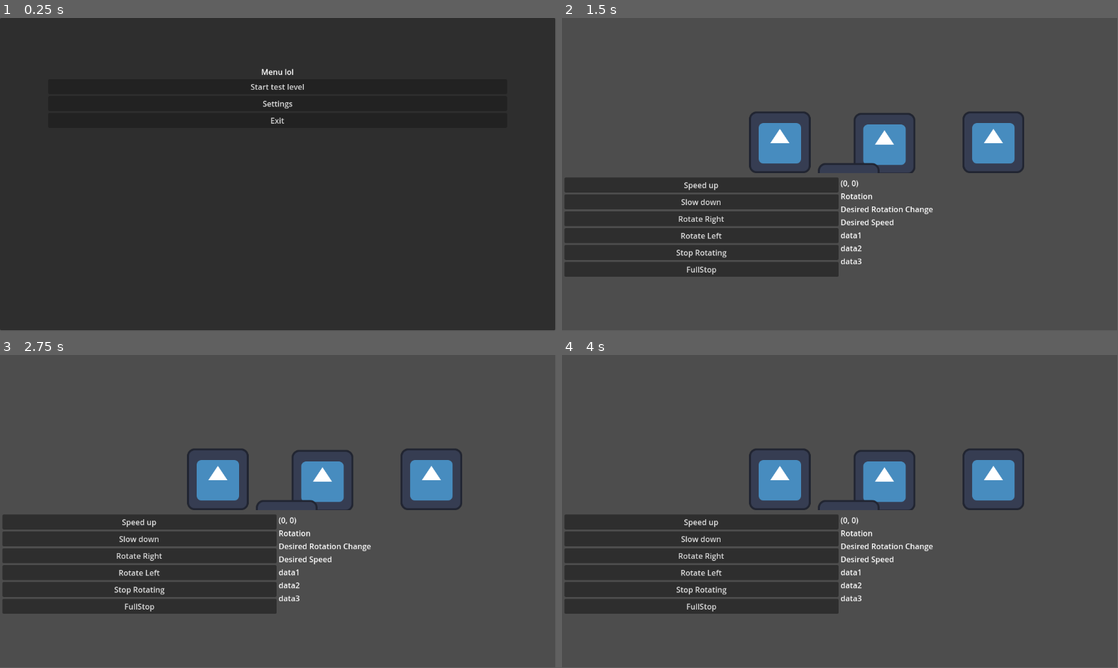
Above: before the commit, frames 1-4 (two rows, left to right).
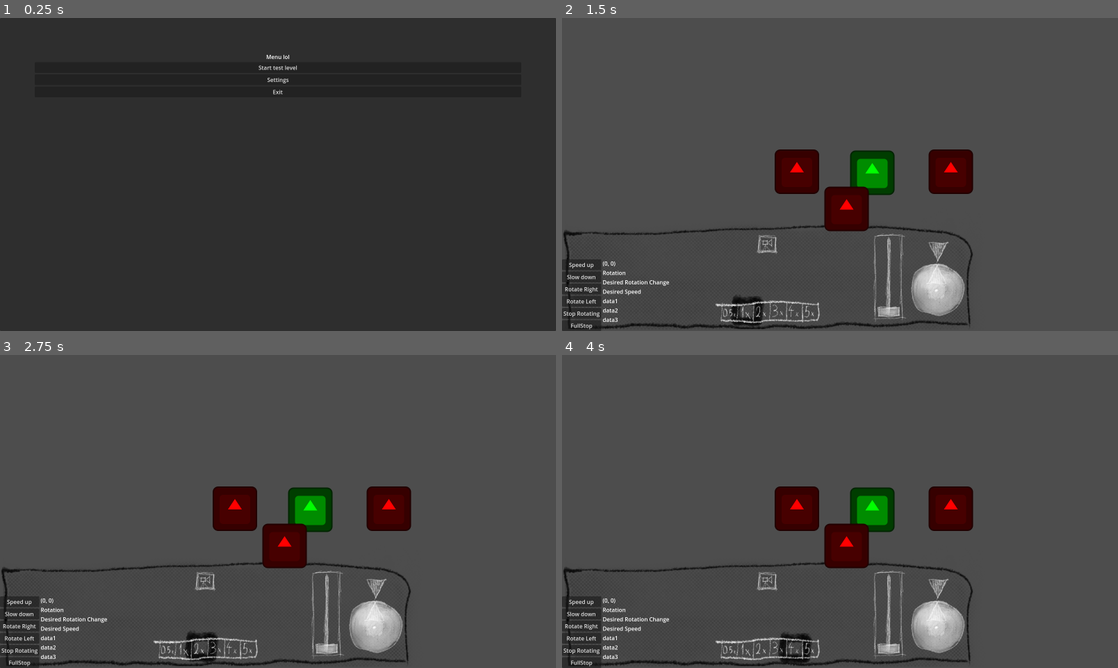
Above: after the commit, the same moments.

Repository: Ickerday/ShipGame
Game: Godot game, scene res://src/godot-src/menu/main-menu.tscn
Two runs of this game, one before a commit and one after it. Both use one fixed random seed, a clock stepped at 60 frames per second and the inputs below. The engine's default icon, where the game draws it, is replaced by a stand-in: a white triangle on a blue panel in a dark square.
Inputs (mouse positions are in pixels of both pictures, inside the frame that each line leads up to):
- Up to frame 1 (0.25 s): no input
- Up to frame 2 (1.5 s): click "Start test level" at 0.5 s; click (728, 309) at 1.27 s
- Up to frame 3 (2.75 s): click (183, 646) at 2.02 s
- Up to frame 4 (4 s): click (762, 646) at 2.77 s; click (778, 646) at 3.52 s
In our replay, the window is 799x449 before the commit and 800x450 after it. These sizes can differ from the game's own. Grey fills any space a smaller window leaves; there, only what the larger window draws over its background counts as a difference.

The runs differ from the first frame. In frame 1, 0.4% of the frame differs, in the area x 45-55%, y 11-34%; in frame 2, 22%; in frame 3, 22%, in the area x 0-84%, y 29-100%; in frame 4, 22%.

Commit message:
Add assets, insert them into Godot

Diff:
--- a/project.godot
+++ b/project.godot
@@ -19,6 +19,12 @@
 
 InputMediator="*res://src/godot-src/GameWorld/Managers/InputMediator.tscn"
 
+[display]
+
+window/size/viewport_width=1600
+window/size/viewport_height=900
+window/stretch/mode="viewport"
+
 [layer_names]
 
 2d_physics/layer_1="Collisions"
--- a/src/godot-src/GameWorld/GameWorld.tscn
+++ b/src/godot-src/GameWorld/GameWorld.tscn
@@ -10,16 +10,21 @@
 [node name="Entities" type="Node2D" parent="."]
 
 [node name="Player" parent="Entities" instance=ExtResource("2_iyd6v")]
+modulate = Color(0, 1, 0, 1)
 position = Vector2(93, 100)
 
 [node name="Enemy" parent="." instance=ExtResource("3_tp8ks")]
+modulate = Color(1, 0, 0, 1)
 position = Vector2(94, -177)
 
 [node name="Enemy2" parent="." instance=ExtResource("3_tp8ks")]
+modulate = Color(1, 0, 0, 1)
 position = Vector2(19, 204)
 
 [node name="Enemy3" parent="." instance=ExtResource("3_tp8ks")]
+modulate = Color(1, 0, 0, 1)
 position = Vector2(319, 97)
 
 [node name="Enemy4" parent="." instance=ExtResource("3_tp8ks")]
+modulate = Color(1, 0, 0, 1)
 position = Vector2(-124, 97)
--- a/src/godot-src/UserGameInterface/UserInterface.tscn
+++ b/src/godot-src/UserGameInterface/UserInterface.tscn
@@ -1,7 +1,19 @@
-[gd_scene load_steps=3 format=3 uid="uid://d2y0u86djwga2"]
+[gd_scene load_steps=14 format=3 uid="uid://d2y0u86djwga2"]
 
 [ext_resource type="Script" path="res://src/godot-src/UserGameInterface/UserInterface.gd" id="1_4kdl8"]
 [ext_resource type="PackedScene" uid="uid://cu5suy5vgbf7v" path="res://src/godot-src/UserGameInterface/Map/MapContainer.tscn" id="1_ttj7j"]
+[ext_resource type="Texture2D" uid="uid://bfhi0rq364ul5" path="res://assets/ui_time_scale_pointer.png" id="3_jkwrv"]
+[ext_resource type="Texture2D" uid="uid://cyvvxmkj056so" path="res://assets/ui_time_scale_pointer_hover.png" id="3_n5upj"]
+[ext_resource type="Texture2D" uid="uid://bsw5p6qe2dq4l" path="res://assets/ui_time_scale.png" id="4_5bpgk"]
+[ext_resource type="Texture2D" uid="uid://b0axsqpauc72n" path="res://assets/ui_frame1.png" id="6_4jlpr"]
+[ext_resource type="Texture2D" uid="uid://du14o8pj5dyb5" path="res://assets/ui_frame_fill.png" id="7_o73kv"]
+[ext_resource type="Texture2D" uid="uid://b67pj4ho3womt" path="res://assets/ui_steering_wheel.png" id="8_8vb0r"]
+[ext_resource type="Texture2D" uid="uid://ep8sggijkm7q" path="res://assets/ui_steering_pointer.png" id="9_swiw3"]
+[ext_resource type="Texture2D" uid="uid://boit0n21mqv0r" path="res://assets/ui_camera_center_button.png" id="10_yup5k"]
+[ext_resource type="Texture2D" uid="uid://c5epbvotjkark" path="res://assets/ui_fader_1.png" id="11_mg3wa"]
+[ext_resource type="Texture2D" uid="uid://dniojriyqs4hr" path="res://assets/ui_fader_1_dial.png" id="12_svpr6"]
+
+[sub_resource type="ButtonGroup" id="ButtonGroup_r1kbm"]
 
 [node name="UserInterface" type="Control"]
 layout_mode = 3
@@ -12,6 +24,178 @@
 grow_vertical = 2
 script = ExtResource("1_4kdl8")
 
+[node name="UI v1" type="Control" parent="."]
+layout_mode = 2
+anchors_preset = 0
+offset_left = 592.0
+offset_top = 744.0
+offset_right = 592.0
+offset_bottom = 744.0
+grow_horizontal = 0
+grow_vertical = 0
+scale = Vector2(0.7, 0.7)
+metadata/_edit_group_ = true
+
+[node name="Bottom Frame" type="Control" parent="UI v1"]
+layout_mode = 2
+anchors_preset = 0
+grow_horizontal = 0
+grow_vertical = 0
+metadata/_edit_group_ = true
+metadata/_edit_lock_ = true
+
+[node name="UiFrame1" type="Sprite2D" parent="UI v1/Bottom Frame"]
+texture = ExtResource("6_4jlpr")
+
+[node name="UiFrameFill" type="Sprite2D" parent="UI v1/Bottom Frame"]
+modulate = Color(1, 1, 1, 0.392157)
+position = Vector2(32, -32)
+texture = ExtResource("7_o73kv")
+
+[node name="UiCameraCenterButton" type="Sprite2D" parent="UI v1"]
+position = Vector2(0, -132)
+scale = Vector2(0.3, 0.3)
+texture = ExtResource("10_yup5k")
+
+[node name="Time Scale" type="Control" parent="UI v1"]
+layout_mode = 2
+anchors_preset = 0
+offset_top = 144.0
+offset_bottom = 144.0
+grow_horizontal = 0
+grow_vertical = 0
+scale = Vector2(0.6, 0.6)
+metadata/_edit_group_ = true
+metadata/_edit_lock_ = true
+
+[node name="Time Scale Buttons" type="Control" parent="UI v1/Time Scale"]
+anchors_preset = 0
+
+[node name="0_5x Button" type="TextureButton" parent="UI v1/Time Scale/Time Scale Buttons"]
+layout_mode = 0
+offset_left = -383.333
+offset_top = -125.333
+offset_right = -137.333
+offset_bottom = 106.667
+toggle_mode = true
+button_group = SubResource("ButtonGroup_r1kbm")
+texture_hover = ExtResource("3_n5upj")
+texture_focused = ExtResource("3_jkwrv")
+stretch_mode = 4
+
+[node name="1x Button" type="TextureButton" parent="UI v1/Time Scale/Time Scale Buttons"]
+layout_mode = 0
+offset_left = -263.333
+offset_top = -125.333
+offset_right = -17.3334
+offset_bottom = 106.667
+toggle_mode = true
+button_group = SubResource("ButtonGroup_r1kbm")
+texture_hover = ExtResource("3_n5upj")
+texture_focused = ExtResource("3_jkwrv")
+stretch_mode = 4
+
+[node name="2x Button" type="TextureButton" parent="UI v1/Time Scale/Time Scale Buttons"]
+layout_mode = 0
+offset_left = -151.333
+offset_top = -133.333
+offset_right = 94.6666
+offset_bottom = 98.6667
+toggle_mode = true
+button_group = SubResource("ButtonGroup_r1kbm")
+texture_hover = ExtResource("3_n5upj")
+texture_focused = ExtResource("3_jkwrv")
+stretch_mode = 4
+
+[node name="3x Button" type="TextureButton" parent="UI v1/Time Scale/Time Scale Buttons"]
+layout_mode = 0
+offset_left = -47.3334
+offset_top = -133.333
+offset_right = 198.667
+offset_bottom = 98.6667
+toggle_mode = true
+button_group = SubResource("ButtonGroup_r1kbm")
+texture_hover = ExtResource("3_n5upj")
+texture_focused = ExtResource("3_jkwrv")
+stretch_mode = 4
+
+[node name="4x Button" type="TextureButton" parent="UI v1/Time Scale/Time Scale Buttons"]
+layout_mode = 0
+offset_left = 64.6666
+offset_top = -125.333
+offset_right = 310.667
+offset_bottom = 106.667
+toggle_mode = true
+button_group = SubResource("ButtonGroup_r1kbm")
+texture_hover = ExtResource("3_n5upj")
+texture_focused = ExtResource("3_jkwrv")
+stretch_mode = 4
+
+[node name="5x Button" type="TextureButton" parent="UI v1/Time Scale/Time Scale Buttons"]
+layout_mode = 0
+offset_left = 168.667
+offset_top = -125.333
+offset_right = 414.667
+offset_bottom = 106.667
+toggle_mode = true
+button_group = SubResource("ButtonGroup_r1kbm")
+texture_hover = ExtResource("3_n5upj")
+texture_focused = ExtResource("3_jkwrv")
+stretch_mode = 4
+
+[node name="UiTimeScale" type="Sprite2D" parent="UI v1/Time Scale"]
+scale = Vector2(0.8, 0.8)
+texture = ExtResource("4_5bpgk")
+
+[node name="Speed" type="Control" parent="UI v1"]
+layout_mode = 2
+anchors_preset = 0
+offset_left = 500.0
+offset_top = 4.0
+offset_right = 500.0
+offset_bottom = 4.0
+grow_horizontal = 0
+grow_vertical = 0
+scale = Vector2(0.4, 0.4)
+metadata/_edit_group_ = true
+metadata/_edit_lock_ = true
+
+[node name="UiFader1" type="Sprite2D" parent="UI v1/Speed"]
+texture = ExtResource("11_mg3wa")
+metadata/_edit_lock_ = true
+
+[node name="UiFader1Dial" type="Sprite2D" parent="UI v1/Speed"]
+position = Vector2(-5, 350)
+texture = ExtResource("12_svpr6")
+
+[node name="Steering" type="Control" parent="UI v1"]
+layout_mode = 2
+anchors_preset = 0
+offset_left = 701.0
+offset_top = 52.0
+offset_right = 701.0
+offset_bottom = 52.0
+grow_horizontal = 0
+grow_vertical = 0
+scale = Vector2(0.4, 0.4)
+metadata/_edit_group_ = true
+metadata/_edit_lock_ = true
+
+[node name="UiSteeringWheel" type="Sprite2D" parent="UI v1/Steering"]
+texture = ExtResource("8_8vb0r")
+
+[node name="UiSteeringPointer2" type="Sprite2D" parent="UI v1/Steering/UiSteeringWheel"]
+position = Vector2(-15.9998, -160)
+rotation = -3.14159
+scale = Vector2(1, 1)
+texture = ExtResource("9_swiw3")
+metadata/_edit_lock_ = true
+
+[node name="UiSteeringPointer" type="Sprite2D" parent="UI v1/Steering"]
+position = Vector2(2.08165e-12, -380)
+texture = ExtResource("9_swiw3")
+metadata/_edit_lock_ = true
+
 [node name="VBoxContainer" type="VBoxContainer" parent="."]
 layout_mode = 1
 anchors_preset = 15
@@ -20,6 +204,7 @@
 grow_horizontal = 2
 grow_vertical = 2
 mouse_filter = 2
+metadata/_edit_lock_ = true
 
 [node name="Map" parent="VBoxContainer" instance=ExtResource("1_ttj7j")]
 layout_mode = 2
@@ -27,11 +212,8 @@
 
 [node name="MarginContainer" type="MarginContainer" parent="VBoxContainer"]
 layout_mode = 2
-size_flags_vertical = 3
-theme_override_constants/margin_left = 5
-theme_override_constants/margin_top = 5
-theme_override_constants/margin_right = 5
-theme_override_constants/margin_bottom = 5
+size_flags_horizontal = 0
+metadata/_edit_group_ = true
 
 [node name="HBoxContainer" type="HBoxContainer" parent="VBoxContainer/MarginContainer"]
 layout_mode = 2
Binary file added: assets/cloud1.png
Not shown, added: assets/cloud1.png.import
Binary file added: assets/cloud2.png
Not shown, added: assets/cloud2.png.import
Binary file added: assets/cloud3.png
Not shown, added: assets/cloud3.png.import
Binary file added: assets/cloud4.png
Not shown, added: assets/cloud4.png.import
Binary file added: assets/cloud5.png
Not shown, added: assets/cloud5.png.import
Binary file added: assets/cloud6.png
Not shown, added: assets/cloud6.png.import
(and 30 more such lines)
